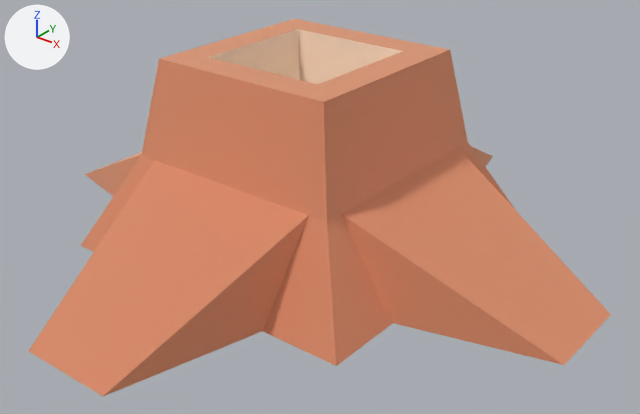
An edit to the glTF model public/models/nf2/nature/stump_squareDetailedWide.glb, drawn before and after from the same camera.
Before and after are seen from a camera (50 mm lens) standing at (0.544, -0.66, 0.396) and looking at (0.027, -0.013, -0.005). Arrows for +X, +Y and +Z are at upper left; the lights stay in place. The first picture is the older version. Where no turn or scale is listed for an object, it has been applied to the vertices.

In view in the first picture: 'stump_squareDetailedWide'.
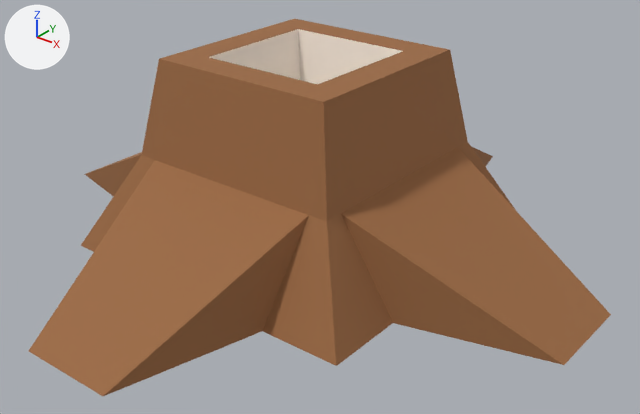
Pixel boxes (x1, y1, x2, y2) of what changed, in the pictures (640 x 414 px):
'stump_squareDetailedWide', recoloured, surface changed (darker): (29, 19, 611, 396) in both

The change, as a list of edits to the scene's bpy script:
```text
Change mat_woodbark:
    mat_woodbark.metallic: 1.0 -> 0.0
    mat_woodbark.base_color: (0.886, 0.514, 0.341) -> (0.332, 0.144, 0.0545)  # beige #f2be9e -> brown #9c6a42
Change mat_woodinner:
    mat_woodinner.metallic: 1.0 -> 0.0
Remove ob_tmpparent:
    ob_tmpparent = bpy.data.objects.new('tmpParent', None)
    ob_tmpparent.location = (0.0, 0.0, 0.0)
```
